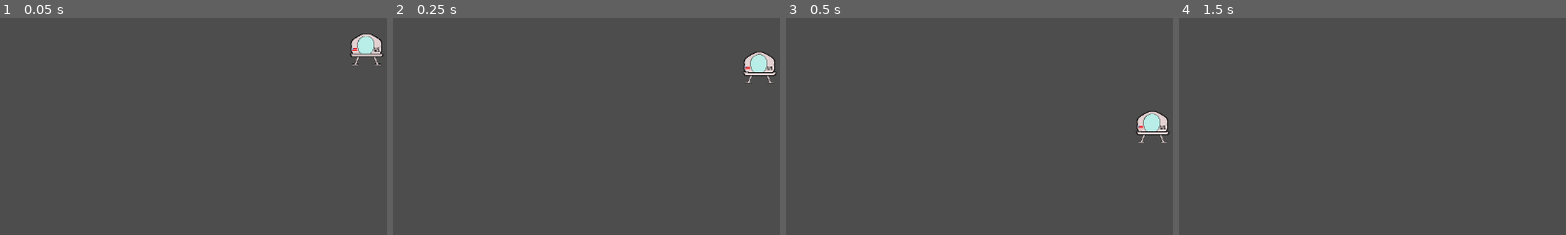
Above: before the commit, frames 1-4 (left to right).
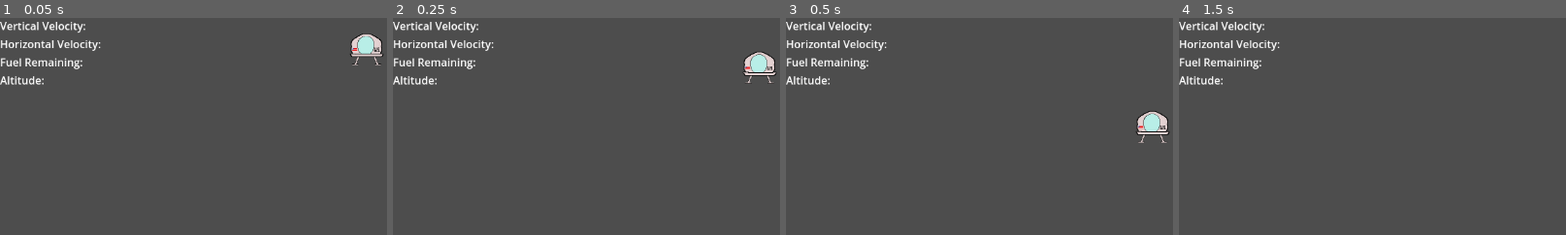
Above: after the commit, the same moments.

Repository: BriarSMC/LunarLander
Game: Godot game, scene res://scenes/start_level.tscn
Two runs of this game, one before a commit and one after it. Both use one fixed random seed, a clock stepped at 60 frames per second and the inputs below.
Inputs:
- Up to frame 1 (0.05 s): no input
- Up to frame 2 (0.25 s): no input
- Up to frame 3 (0.5 s): no input
- Up to frame 4 (1.5 s): hold Right (go_right) 0.53-1.28 s; hold Space (engine_control) 0.53-1.28 s; hold Left (go_left) from 1.28 s (still down); tap Space (engine_control) at 1.35 s
The pictures show only the part of the screen within x 0-50%, y 0-50%; the shares and areas given below are measured in that part.

The runs differ from the first frame. In frame 1, 1.7% of the frame differs, in the area x 0-27%, y 1-31%; in frame 2, 1.7%; in frame 3, 1.7%; in frame 4, 1.7%.

Commit message:
add HUD scene and script
Add HUD scene and script to the StartLevel. No other scripts call it.

Diff:
--- /dev/null
+++ b/scenes/hud.tscn
@@ -0,0 +1,51 @@
+[gd_scene load_steps=2 format=3 uid="uid://cqci6ggmavg16"]
+
+[ext_resource type="Script" path="res://scripts/hud.gd" id="1_i2qmi"]
+
+[node name="HUD" type="Control"]
+layout_mode = 3
+anchors_preset = 15
+anchor_right = 1.0
+anchor_bottom = 1.0
+grow_horizontal = 2
+grow_vertical = 2
+script = ExtResource("1_i2qmi")
+
+[node name="HBoxContainer" type="HBoxContainer" parent="."]
+layout_mode = 0
+offset_right = 40.0
+offset_bottom = 40.0
+
+[node name="Headings" type="VBoxContainer" parent="HBoxContainer"]
+layout_mode = 2
+
+[node name="VerticalVelocity" type="Label" parent="HBoxContainer/Headings"]
+layout_mode = 2
+text = "Vertical Velocity:"
+
+[node name="HorizontalVelocity" type="Label" parent="HBoxContainer/Headings"]
+layout_mode = 2
+text = "Horizontal Velocity:"
+
+[node name="FuelRemaining" type="Label" parent="HBoxContainer/Headings"]
+layout_mode = 2
+text = "Fuel Remaining:"
+
+[node name="Altitude" type="Label" parent="HBoxContainer/Headings"]
+layout_mode = 2
+text = "Altitude:"
+
+[node name="Values" type="VBoxContainer" parent="HBoxContainer"]
+layout_mode = 2
+
+[node name="VerticalVelocity" type="Label" parent="HBoxContainer/Values"]
+layout_mode = 2
+
+[node name="HorzontalVelocity" type="Label" parent="HBoxContainer/Values"]
+layout_mode = 2
+
+[node name="FuelRemaning" type="Label" parent="HBoxContainer/Values"]
+layout_mode = 2
+
+[node name="Altitude" type="Label" parent="HBoxContainer/Values"]
+layout_mode = 2
--- a/scenes/start_level.tscn
+++ b/scenes/start_level.tscn
@@ -1,6 +1,7 @@
-[gd_scene load_steps=3 format=3 uid="uid://s4scnptdtbjt"]
+[gd_scene load_steps=4 format=3 uid="uid://s4scnptdtbjt"]
 
 [ext_resource type="PackedScene" uid="uid://8sy5ghc53xc1" path="res://scenes/lander.tscn" id="1_6fapf"]
+[ext_resource type="PackedScene" uid="uid://cqci6ggmavg16" path="res://scenes/hud.tscn" id="2_w431u"]
 
 [sub_resource type="PhysicsMaterial" id="PhysicsMaterial_m5n5b"]
 rough = true
@@ -21,3 +22,5 @@
 
 [node name="Lander" parent="." instance=ExtResource("1_6fapf")]
 position = Vector2(545, 46)
+
+[node name="HUD" parent="." instance=ExtResource("2_w431u")]
--- /dev/null
+++ b/scripts/hud.gd
@@ -0,0 +1,38 @@
+extends Control
+
+signal hudValues (linearVelocity: Vector2, fuelOnBoard: float)
+signal hudAltitude (altitude: float)
+
+@onready var vvelValue := $HBoxContainer/Values/VerticalVelocity
+@onready var hvelValue := $HBoxContainer/Values/HorizontalVelocity
+@onready var fuelValue := $HBoxContainer/Values/FuelRemaining
+@onready var altitude := $HBoxContainer/Values/Altitude
+
+# Called when the node enters the scene tree for the first time.
+func _ready():
+	hudValues.connect(newHudValues)
+	hudAltitude.connect(newAltitude)
+
+
+# Called every frame. 'delta' is the elapsed time since the previous frame.
+func _process(_delta):
+	pass
+
+func newHudValues(vel: Vector2, fuel: float) -> void:
+	var vDir: int = 32
+	var hDir: int = 32
+	if vel.y < 0.0:
+		vDir = 0x2191
+	else:
+		vDir = 0x2193
+	if vel.x > 0:
+		hDir = 0x2192
+	else:
+		hDir = 0x2190
+
+	vvelValue.text = ("%6.1f" % absf(vel.y)) + String.chr(vDir)
+	hvelValue.text = ("%6.1f" % absf(vel.x)) + String.chr(hDir)
+	fuelValue.text = "%6.1f" % fuel
+
+func newAltitude(alt: float) -> void:
+	altitude.text = "%.1f" % alt
